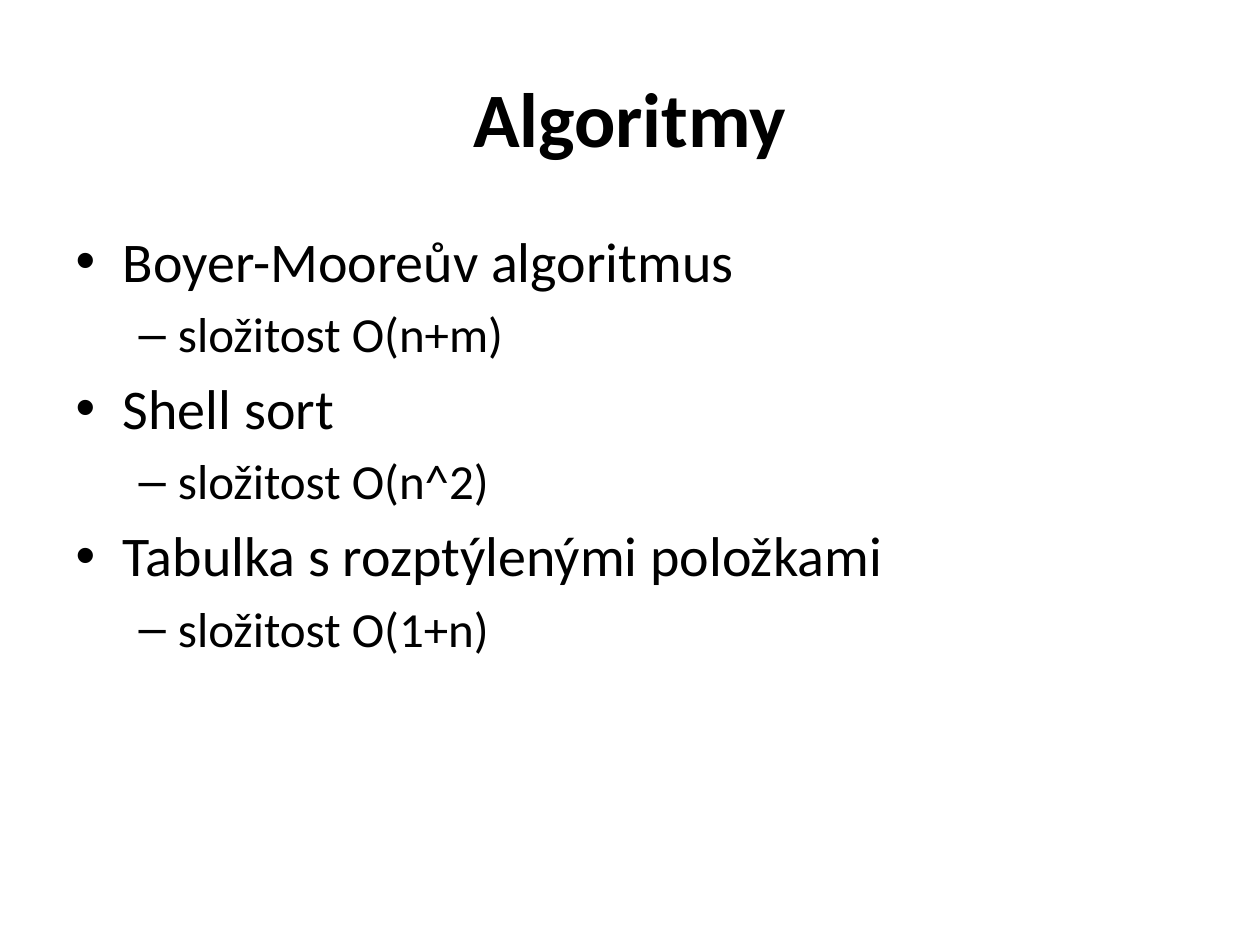
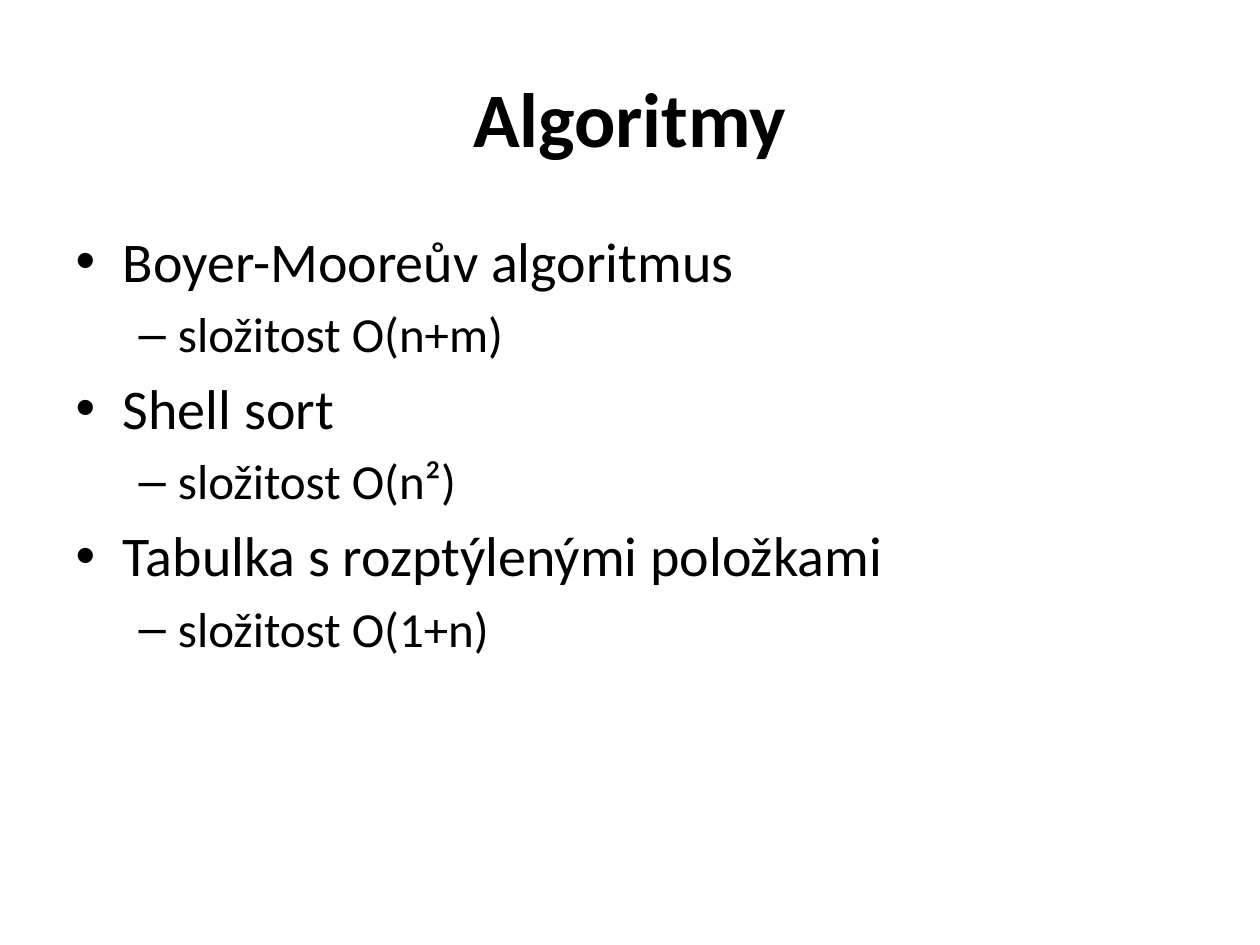
Before and after one commit to tehryn/Formal-languages, a slide deck: slide 3 of dokumentace/prezentace.pptx (slide 9 before the commit). Drawn at 1260x945 pixels with LibreOffice and Linux fonts; fonts in the diff are those of the drawing. Boxes give left, top, right and bottom in pixels: in the first picture for what was removed or moved away, otherwise in the second. Text is boxed around its words. In the diff, an @@ line names an element or a change of style, - is before the commit and + after.

```diff
--- a/dokumentace/prezentace.pptx
+++ b/dokumentace/prezentace.pptx
@@ text at [178,461,456,506]: text changed @@
-  – složitost O(n^2)
+  – složitost O(n²)
```
Also in this commit, not shown: 7 other slides changed, 2 slides added.
